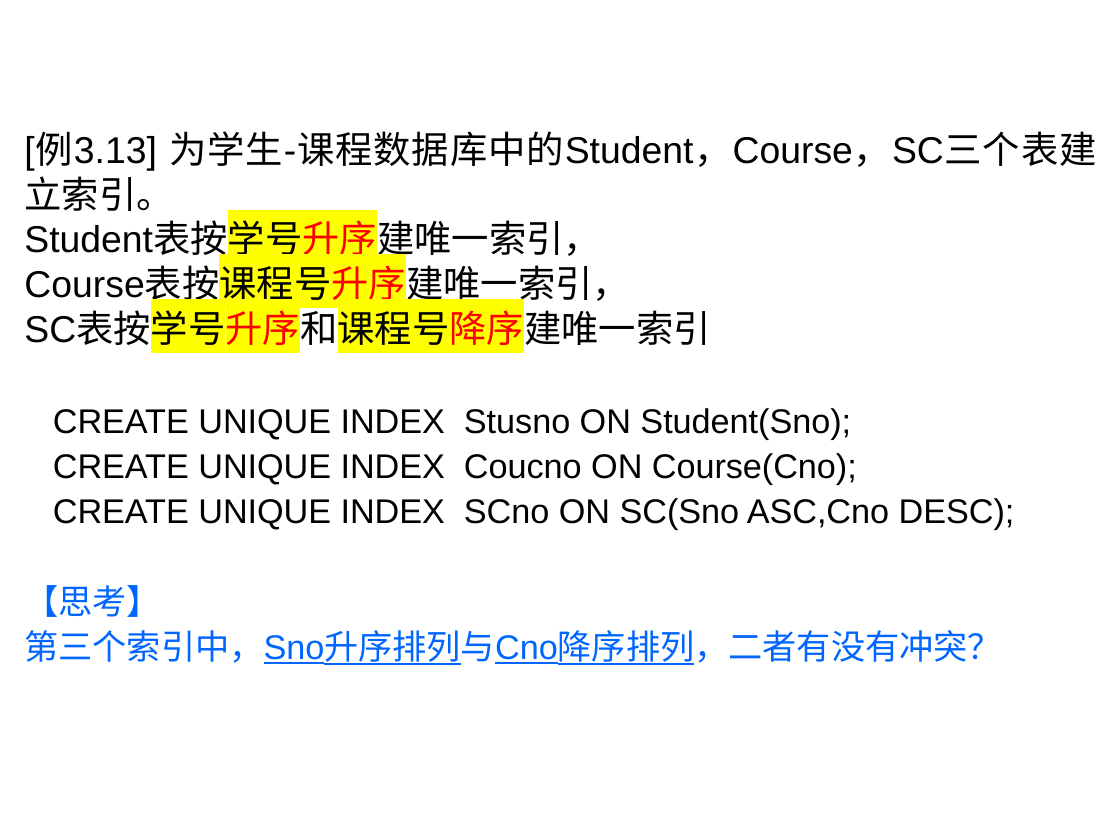
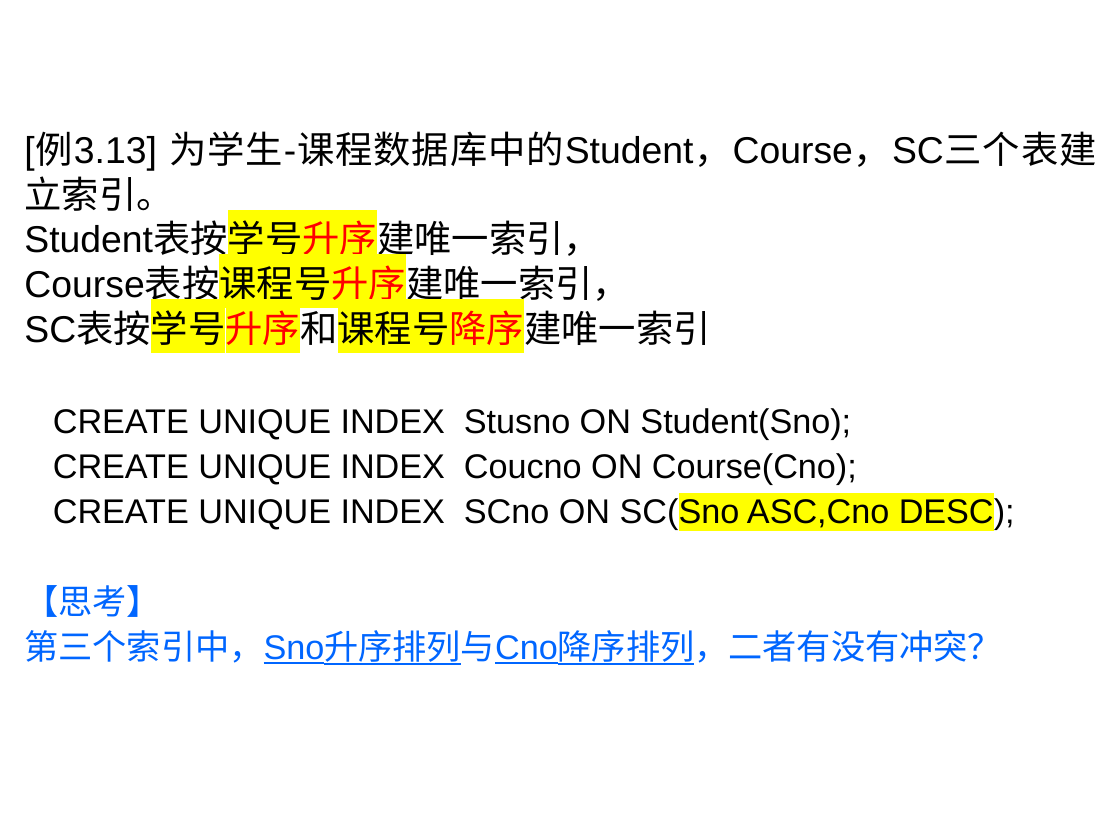
Before and after one commit to HBU/DataBase, a slide deck: slide 52 of PPT/PPT2020/DB第03章（1）-2020.pptx. Drawn at 1120x840 pixels with LibreOffice and Linux fonts; fonts in the diff are those of the drawing; background and template pictures are left out. Boxes give left, top, right and bottom in pixels: in the first picture for what was removed or moved away, otherwise in the second. Text is boxed around its words. In the diff, an @@ line names an element or a change of style, - is before the commit and + after.

```diff
--- a/PPT/PPT2020/DB第03章（1）-2020.pptx
+++ b/PPT/PPT2020/DB第03章（1）-2020.pptx
@@ text at [53, 496, 1015, 530]: highlight none to #FFFF00 in "SC(Sno ASC,Cno DESC);" @@
```
Also in this commit, not shown: 2 other slides changed.
